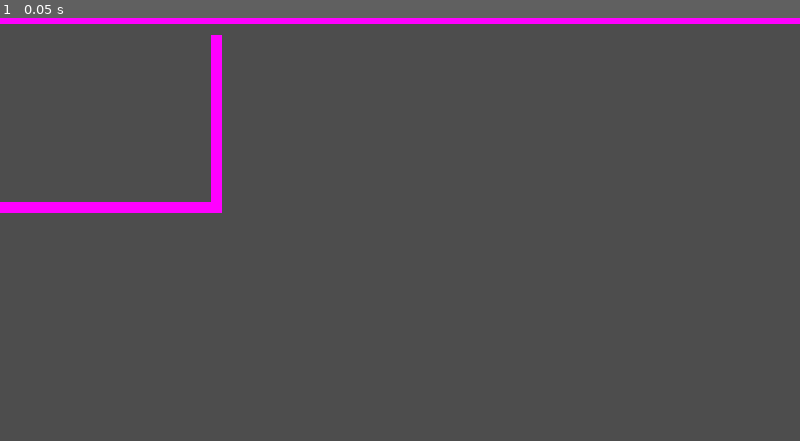
Above: before the commit, frame 1.
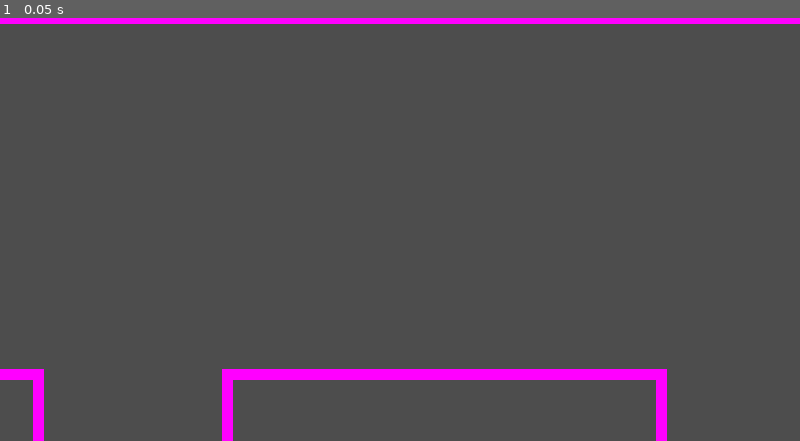
Above: after the commit, the same moment.

Repository: BoopEnthusiast/PB-and-Jam-2024
Game: Godot game, scene res://level/main.tscn
The game is run twice, just before and just after one commit, with the same random seed, the same clock (stepped at 60 frames per second) and the same inputs.
Inputs:
- Up to frame 1 (0.05 s): no input

The runs differ from the first frame. In frame 1, 3.4% of the frame differs, in the area x 0-84%, y 4-100%.

Commit message:
cubicles on level 1

Diff:
--- /dev/null
+++ b/level/cubicle/cubicle_row.tscn
@@ -0,0 +1,24 @@
+[gd_scene load_steps=2 format=3 uid="uid://bdhr6sip8usbh"]
+
+[ext_resource type="PackedScene" uid="uid://bi043bm5mv5ha" path="res://level/cubicle/cubicle.tscn" id="1_3y5l6"]
+
+[node name="CubicleRow" type="Node2D"]
+position = Vector2(-1088, 2504)
+
+[node name="Cubicle" parent="." instance=ExtResource("1_3y5l6")]
+position = Vector2(0, -416)
+
+[node name="Cubicle2" parent="." instance=ExtResource("1_3y5l6")]
+position = Vector2(0, 416)
+
+[node name="Cubicle3" parent="." instance=ExtResource("1_3y5l6")]
+position = Vector2(0, -1040)
+
+[node name="Cubicle4" parent="." instance=ExtResource("1_3y5l6")]
+position = Vector2(0, -1664)
+
+[node name="Cubicle5" parent="." instance=ExtResource("1_3y5l6")]
+position = Vector2(0, 1040)
+
+[node name="Cubicle6" parent="." instance=ExtResource("1_3y5l6")]
+position = Vector2(0, 1664)
--- a/level/level_1.tscn
+++ b/level/level_1.tscn
@@ -3,7 +3,7 @@
 [ext_resource type="PackedScene" uid="uid://byrlfo2npkw8e" path="res://level/walls/office_wall_long.tscn" id="1_gvxh8"]
 [ext_resource type="PackedScene" uid="uid://bw46yxaggedff" path="res://level/walls/office_wall_short.tscn" id="2_74myi"]
 [ext_resource type="PackedScene" uid="uid://dhpx3awswnuwk" path="res://level/walls/office_doorway.tscn" id="4_1g5nm"]
-[ext_resource type="PackedScene" uid="uid://bi043bm5mv5ha" path="res://level/cubicle/cubicle.tscn" id="4_4epeu"]
+[ext_resource type="PackedScene" uid="uid://bdhr6sip8usbh" path="res://level/cubicle/cubicle_row.tscn" id="4_7pjao"]
 
 [node name="Level1" type="Node2D"]
 
@@ -13,8 +13,6 @@
 
 [node name="OfficeDoorway" parent="." instance=ExtResource("4_1g5nm")]
 position = Vector2(-2240, 616)
-
-[node name="Cubicle" parent="." instance=ExtResource("4_4epeu")]
 
 [node name="LongWalls" type="Node2D" parent="."]
 
@@ -32,3 +30,20 @@
 [node name="OfficeWallLong4" parent="LongWalls" instance=ExtResource("1_gvxh8")]
 position = Vector2(-2536, 2560)
 rotation = -1.5708
+
+[node name="Cubicles" type="Node2D" parent="."]
+
+[node name="CubicleRow" parent="Cubicles" instance=ExtResource("4_7pjao")]
+position = Vector2(-1088, 2528)
+
+[node name="CubicleRow2" parent="Cubicles" instance=ExtResource("4_7pjao")]
+position = Vector2(-256, 2528)
+rotation = -3.14159
+
+[node name="CubicleRow3" parent="Cubicles" instance=ExtResource("4_7pjao")]
+position = Vector2(640, 2528)
+rotation = -3.14159
+
+[node name="CubicleRow4" parent="Cubicles" instance=ExtResource("4_7pjao")]
+position = Vector2(1472, 2528)
+rotation = -6.28318
